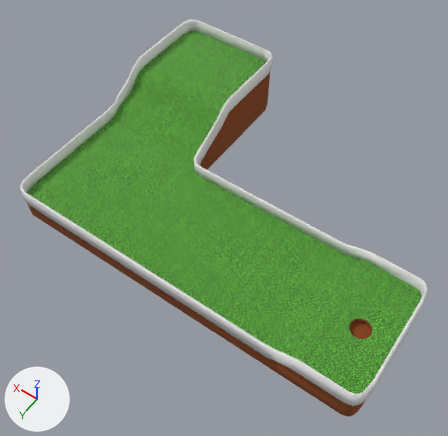
What one commit did to the Blender file mini_golf_map_2/scene.blend.
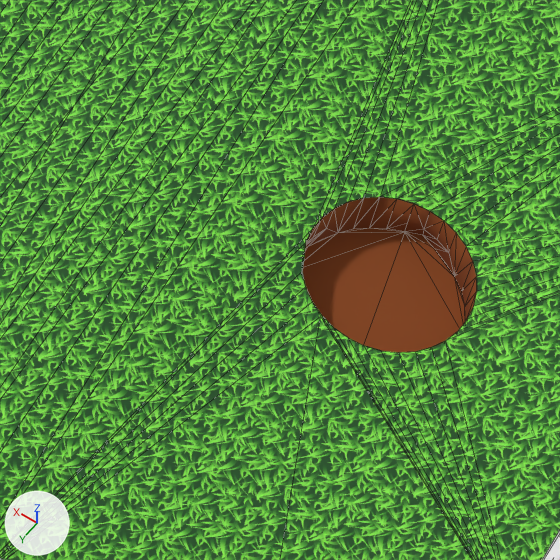
Each version appears first whole from a camera (50 mm lens) standing at (-10.74, 14.37, 14.03) and looking at (-3.76, 4.59, -1.34), and next in a close-up on the part from 69% to 86% of the width and 67% to 84% of the height. The axes (+X, +Y, +Z) are drawn at lower left. The lights are the same throughout. The close-ups show mesh edges as thin lines.

The scene before the commit, as lines of its bpy script (objects in view):
```python
me_minicourse_dirt_0_002 = bpy.data.meshes.new('MiniCourse_Dirt_0.002')
me_minicourse_dirt_0_002.from_pydata(...)  # 349 vertices, 498 faces; spans x -10.12..1.87, y -1.15..7.85, z -1.98..0.09
me_minicourse_dirt_0_002.materials.append(mat_dirt_002)  # brown #8a471c
me_minicourse_grass_0_002 = bpy.data.meshes.new('MiniCourse_Grass_0.002')
me_minicourse_grass_0_002.from_pydata(...)  # 225 vertices, 120 faces; spans x -10.13..1.87, y -1.15..7.85, z -0.99..0.09
me_minicourse_grass_0_002.materials.append(mat_grass_002)  # picture img_grass_jpg
ob_minicourse_dirt_0 = bpy.data.objects.new('MiniCourse_Dirt_0', me_minicourse_dirt_0_002)
ob_minicourse_dirt_0.parent = ob_minicourse
ob_minicourse_dirt_0.location = (0.0, 0.0, 0.0)
ob_minicourse_grass_0 = bpy.data.objects.new('MiniCourse_Grass_0', me_minicourse_grass_0_002)
ob_minicourse_grass_0.parent = ob_minicourse
ob_minicourse_grass_0.location = (0.0, 0.0, 0.0)
```
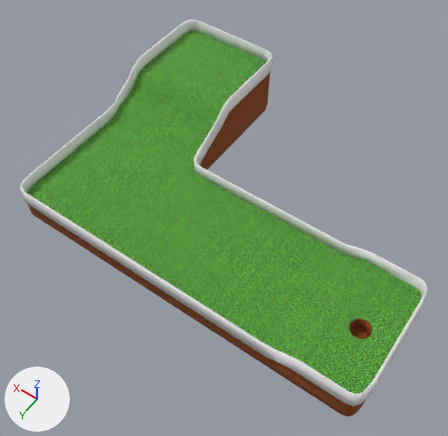
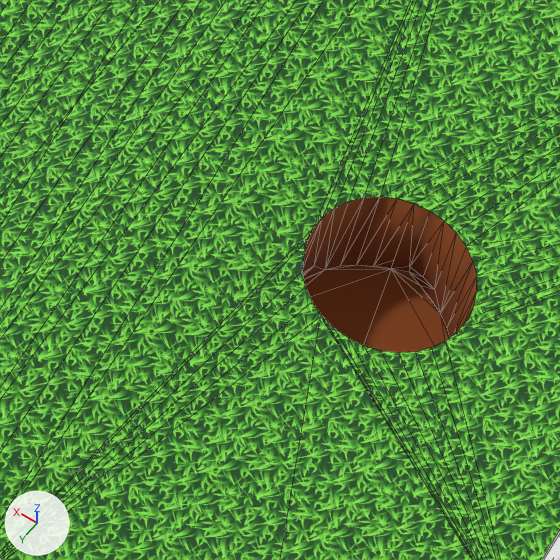
Where the change shows, as pixel boxes (x1, y1, x2, y2) in the close-ups (560 x 560 px; the box of a moved part takes in the faces that stretch with it):
part 1 of me_minicourse_dirt_0_002, moved or reshaped
    before: (302, 228, 466, 351)
    after: (304, 265, 449, 351)
part 2 of me_minicourse_dirt_0_002, moved or reshaped
    before: (305, 197, 477, 321)
    after: (302, 197, 477, 338)

What changed in the scene script:
```text
Change me_minicourse_dirt_0_002:
    where me_minicourse_dirt_0_002.from_pydata(...)  # 349 vertices, 498 faces; spans x -10.12..1.87, y -1.15..7.85, z -1.98..0.09
    used by ob_minicourse_dirt_0; parent = ob_minicourse; location = (0.0, 0.0, 0.0)
    me_minicourse_dirt_0_002 part 1: the loose piece of 32 vertices spanning x -9.47..-8.79, y 5.51..6.18, z -1.05 is moved by (0.0, 0.0, -0.28)
    me_minicourse_dirt_0_002 part 2: 48 of the vertices in x -9.47..-8.79, y 5.51..6.18, z -1.05..-0.97 are moved by (0.0, 0.0, -0.28)
```
